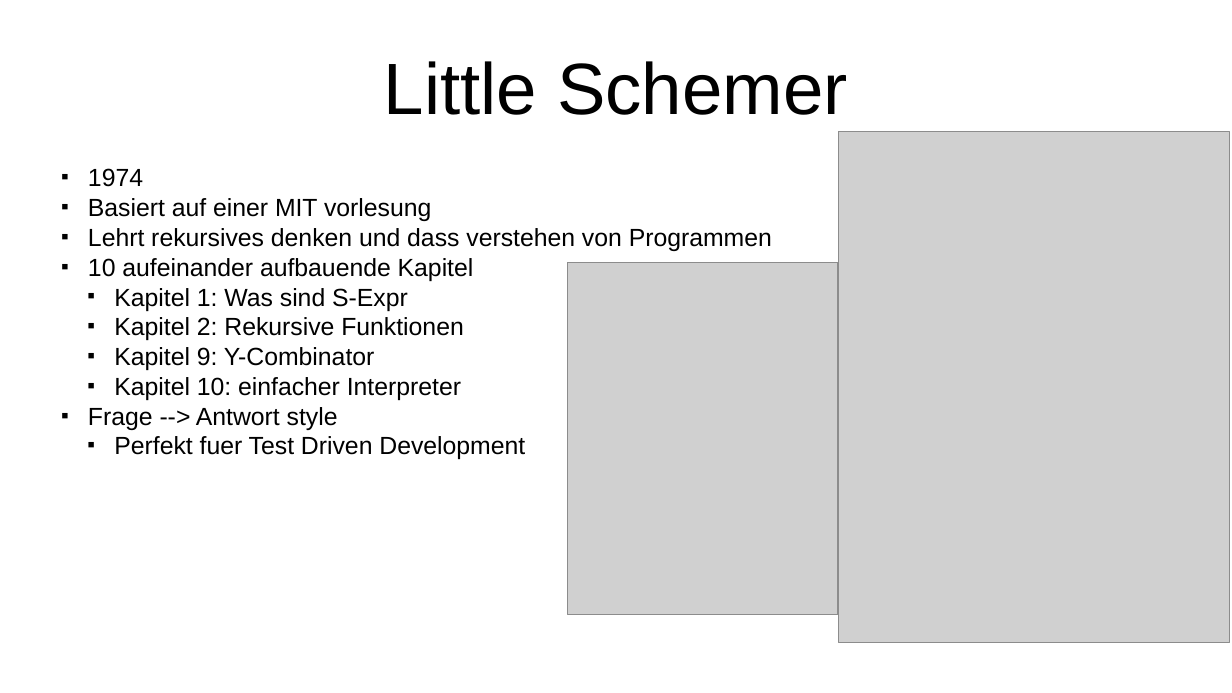
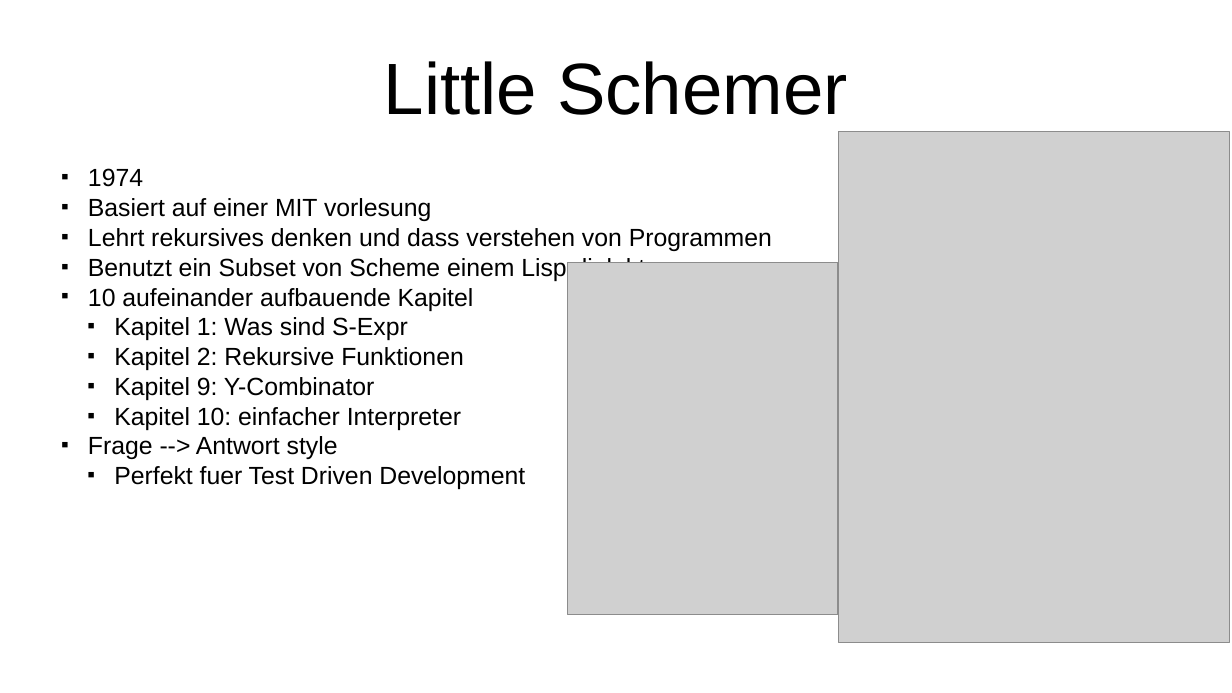
Before and after one commit to Iquiji/little-schemer-talk, a slide deck: slide 3 of Talk Engineering Day 2-6-2022.odp. Drawn at 1232x693 pixels with LibreOffice and Linux fonts; fonts in the diff are those of the drawing; grey boxes stand for pictures. Boxes give left, top, right and bottom in pixels: in the first picture for what was removed or moved away, otherwise in the second. Text is boxed around its words. In the diff, an @@ line names an element or a change of style, - is before the commit and + after.

Commit message:
moar text in presentation

```diff
--- a/Talk Engineering Day 2-6-2022.odp
+++ b/Talk Engineering Day 2-6-2022.odp
@@ subtitle at <box>88,256,646,281</box>: paragraph added @@
+■ Benutzt ein Subset von Scheme einem Lisp dialekt
```
Also in this commit, not shown: 1 other slide changed, 1 other file.
